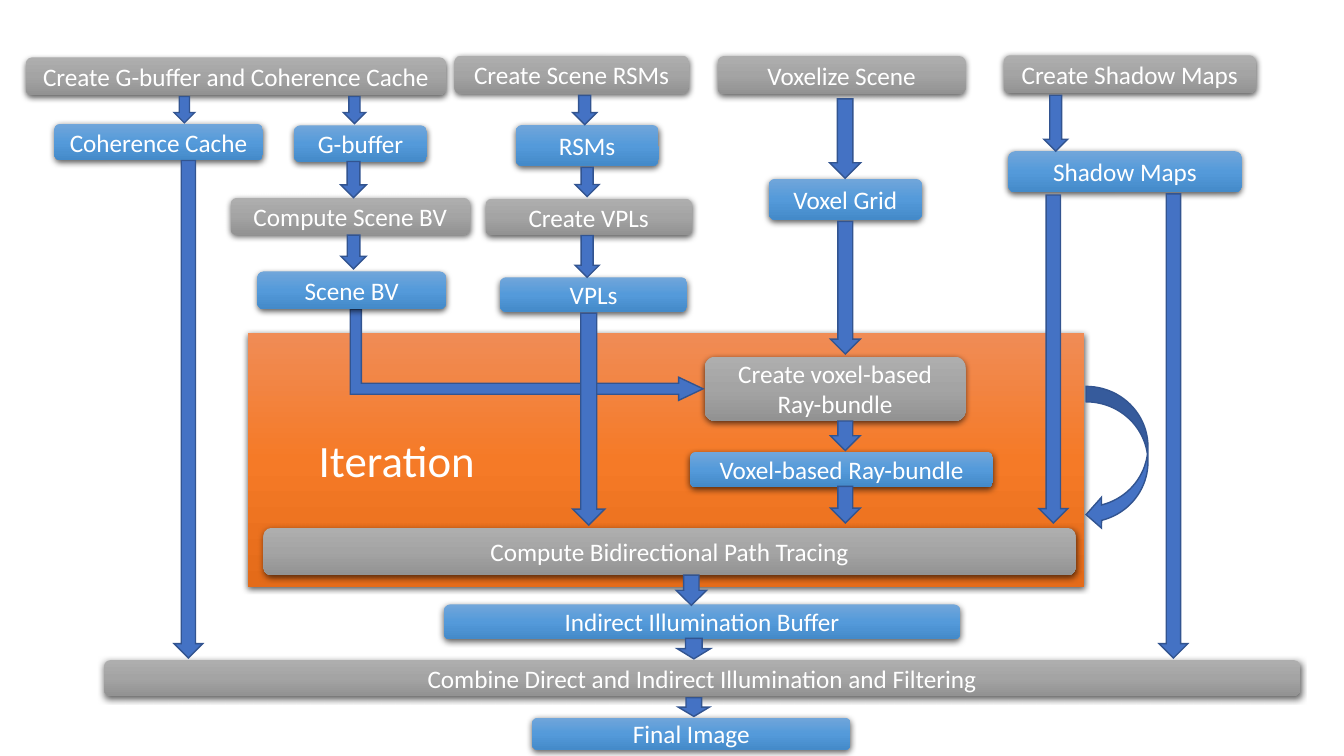
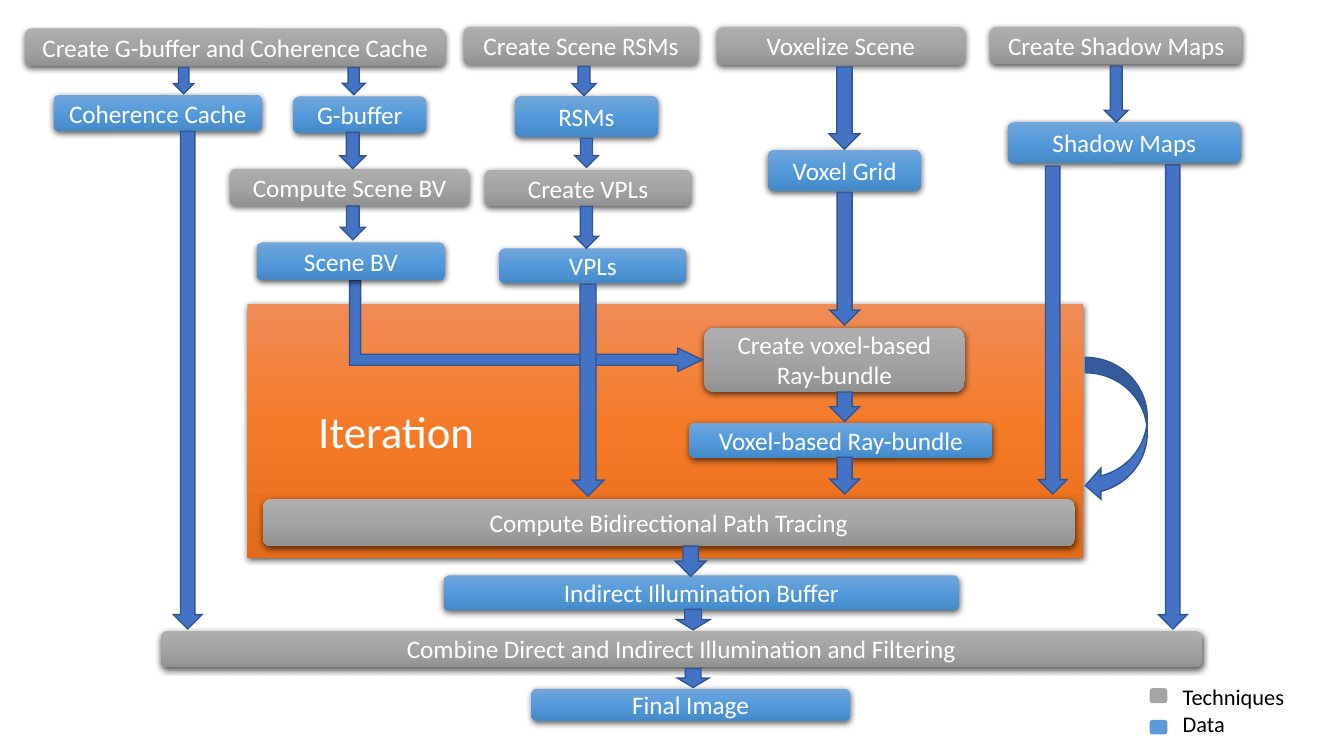
Before and after one commit to jazzboysc/RTGI, a slide deck: slide 2 of Docs/RTGI using voxel-based ray-bundles.pptx. Drawn at 1344x756 pixels with LibreOffice and Linux fonts; fonts in the diff are those of the drawing. Boxes give left, top, right and bottom in pixels: in the first picture for what was removed or moved away, otherwise in the second. Text is boxed around its words. In the diff, an @@ line names an element or a change of style, - is before the commit and + after.

```diff
--- a/Docs/RTGI using voxel-based ray-bundles.pptx
+++ b/Docs/RTGI using voxel-based ray-bundles.pptx
@@ rounded rectangle "Create Scene RSMs": place and size @@
-rounded rectangle "Create Scene RSMs" at [455,55,690,94]
+rounded rectangle "Create Scene RSMs" at [464,26,699,65]
@@ rounded rectangle "Create Shadow Maps": place and size @@
-rounded rectangle "Create Shadow Maps" at [1004,55,1256,93]
+rounded rectangle "Create Shadow Maps" at [990,26,1242,64]
@@ 18 down arrows, 16 rounded rectangles, 1 rectangle, 1 bent up arrow, 1 curved left arrow: place and size @@
-18 down arrows, 16 rounded rectangles, 1 rectangle, 1 bent up arrow, 1 curved left arrow at [26,56,1241,750]
+18 down arrows, 16 rounded rectangles, 1 rectangle, 1 bent up arrow, 1 curved left arrow at [25,27,1241,721]
@@ down arrow: place and size @@
-down arrow at [1045,95,1069,151]
+down arrow at [1105,67,1129,123]
@@ rounded rectangle "Combine Direct and Indirect Illumination ...": place and size @@
-rounded rectangle "Combine Direct and Indirect Illumination ..." at [104,660,1300,696]
+rounded rectangle "Combine Direct and Indirect Illumination ..." at [160,631,1202,666]
@@ rounded rectangle added at [1150,689,1167,703], fill #A5A5A5, outline #A5A5A5 1 pt @@
@@ text added at [1183,689,1284,709], 16 pt, text #000000 @@
+Techniques
@@ text added at [1183,717,1225,732], 16 pt, text #000000 @@
+Data
@@ rounded rectangle added at [1150,721,1167,734], fill #5B9BD5, outline #5B9BD5 1 pt @@
```
Also in this commit, not shown: 12 other files.
